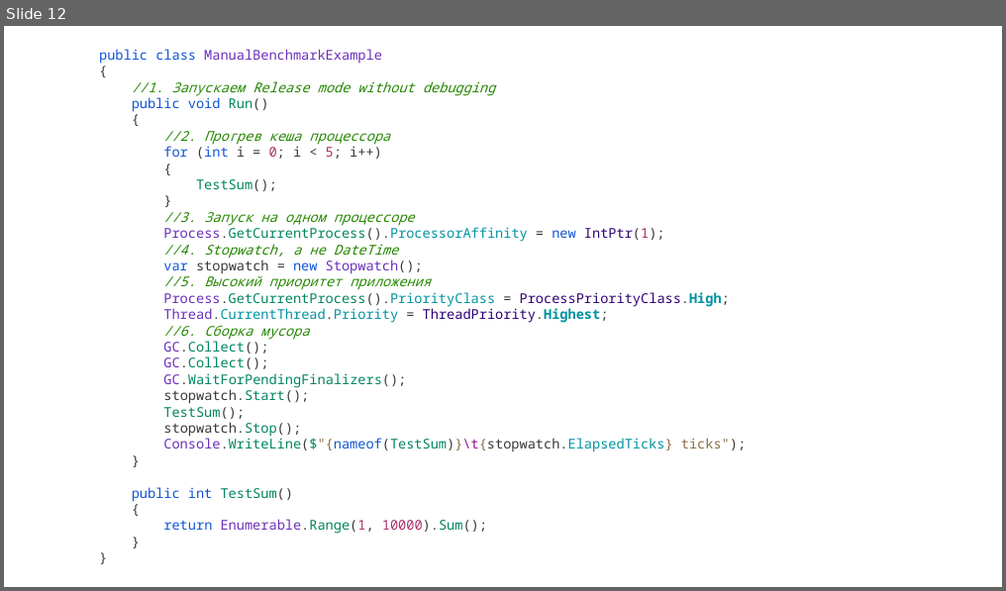
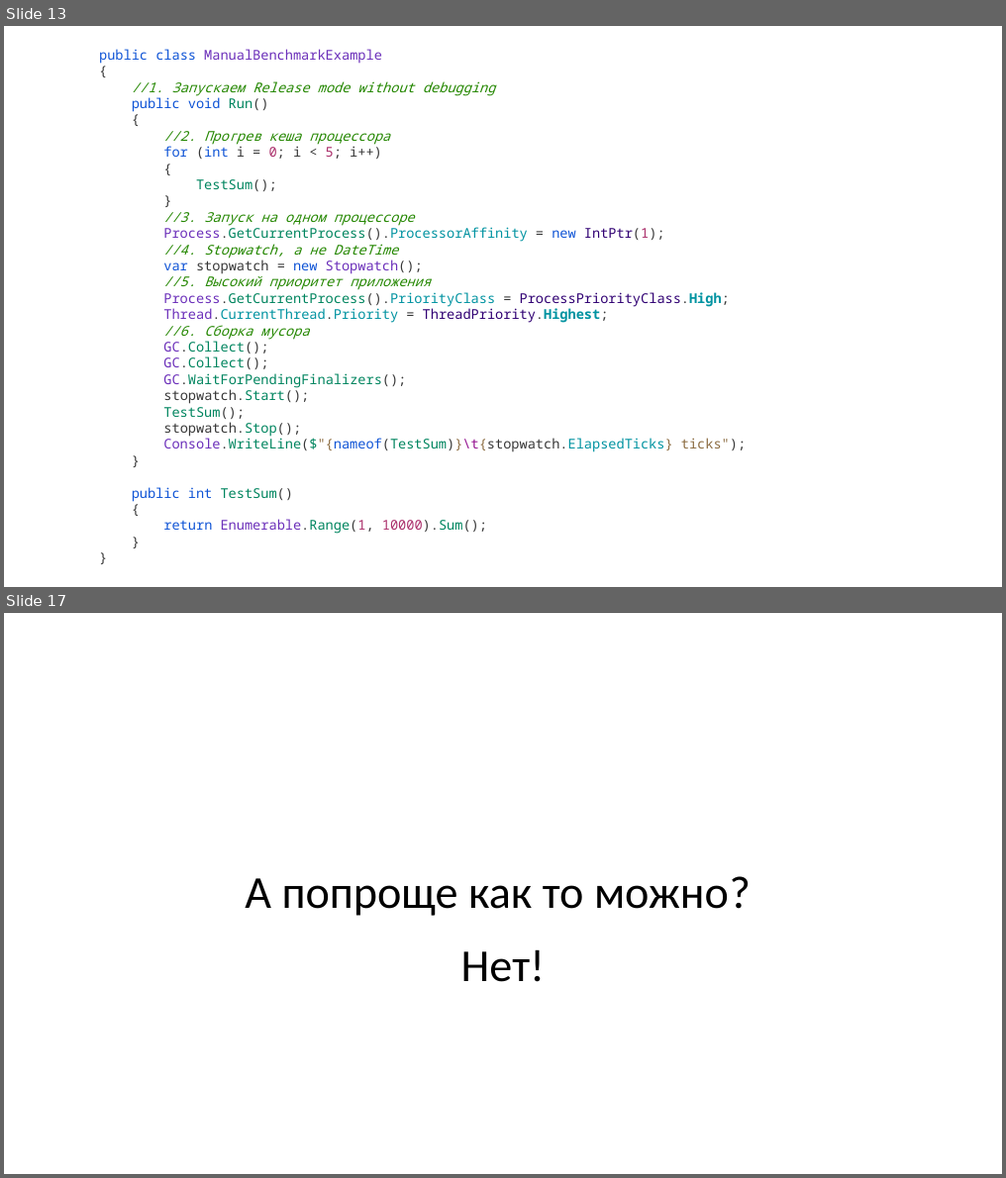
Before and after one commit to tolltech/ulearn-additional, a slide deck: benchmark/Solves/Benchmark.pptx. Shown one above the other, each under a label of ours: slide 12 before the commit, slides 13 and 17 after it; the slides between them are not shown. The pictures are 1006x591 and 1006x1178 pixels, drawn with LibreOffice and Linux fonts; fonts in the diff are those of the drawing. Boxes give left, top, right and bottom in pixels: in the first picture for what was removed or moved away, otherwise in the second. Text is boxed around its words. In the diff, an @@ line names an element or a change of style, - is before the commit and + after.

```diff
--- a/benchmark/Solves/Benchmark.pptx
+++ b/benchmark/Solves/Benchmark.pptx
@@ slide 17 added at [4,613,1002,1174], background #FFFFFF @@
@@ title added at [245,876,750,916], 44 pt, text #000000 @@
+А попроще как то можно?
@@ text added at [461,950,545,982], 44 pt, text #000000 @@
+Нет!
@@ what was slide 12 is now slide 13 @@
```
Also in this commit, not shown: 1 slide changed, 7 other slides added, 5 slides removed, 7 other files.
